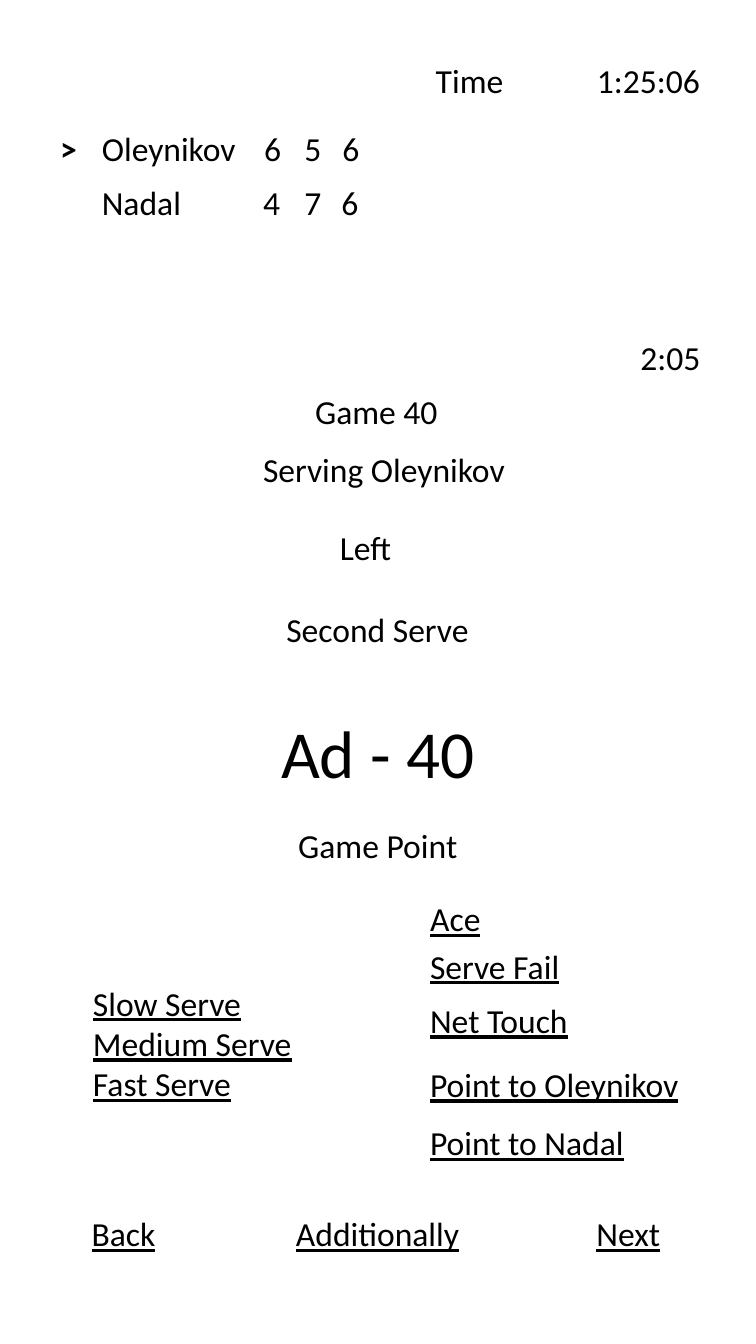
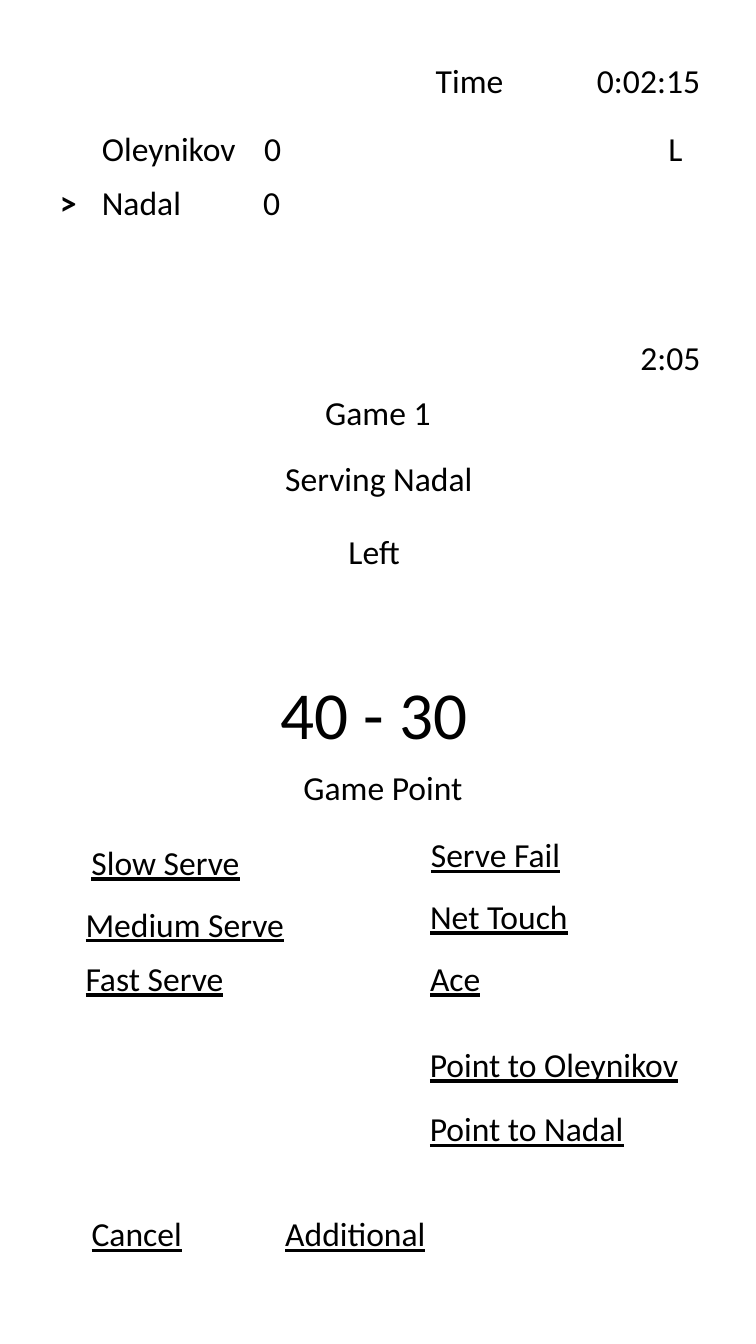
Before and after one commit to yuriyoleynikov/YoTennis, a slide deck: slide 31 of docs/UI.pptx (slide 9 before the commit). Drawn at 756x1344 pixels with LibreOffice and Linux fonts; fonts in the diff are those of the drawing. Boxes give left, top, right and bottom in pixels: in the first picture for what was removed or moved away, otherwise in the second. Text is boxed around its words. In the diff, an @@ line names an element or a change of style, - is before the commit and + after.

```diff
--- a/docs/UI.pptx
+++ b/docs/UI.pptx
@@ text at (x1=597, y1=71, x2=700, y2=94): text changed @@
-1:25:06
+0:02:15
@@ text at (x1=264, y1=139, x2=281, y2=162): text changed @@
-6
+0
@@ text removed at (x1=304, y1=139, x2=321, y2=162) @@
-5
@@ text removed at (x1=342, y1=138, x2=359, y2=162) @@
-6
@@ text added at (x1=668, y1=139, x2=682, y2=161), 18 pt, text #000000 @@
+L
@@ text ">" moved from (x1=47, y1=121, x2=91, y2=175) to (x1=47, y1=176, x2=91, y2=230) @@
@@ text at (x1=263, y1=193, x2=280, y2=216): text changed @@
-4
+0
@@ text removed at (x1=304, y1=193, x2=321, y2=215) @@
-7
@@ text removed at (x1=341, y1=192, x2=358, y2=216) @@
-6
@@ text at (x1=325, y1=403, x2=431, y2=426): text changed @@
-Game 40
+Game 1
@@ text at (x1=285, y1=467, x2=472, y2=497): text changed @@
-Serving Oleynikov
+Serving Nadal
@@ text "Left" moved from (x1=340, y1=537, x2=391, y2=561) to (x1=348, y1=541, x2=399, y2=565) @@
@@ text removed at (x1=286, y1=618, x2=469, y2=643) @@
-Second Serve
@@ text at (x1=280, y1=695, x2=467, y2=740): text changed @@
-Ad - 40
+40 - 30
@@ text "Game Point" moved from (x1=298, y1=835, x2=458, y2=859) to (x1=303, y1=777, x2=463, y2=801) @@
@@ text "Serve Fail" moved from (x1=430, y1=955, x2=559, y2=984) to (x1=431, y1=843, x2=560, y2=873) @@
@@ text added at (x1=91, y1=851, x2=240, y2=881), 18 pt, text #000000, underline @@
+Slow Serve
@@ text "Medium Serve" moved from (x1=93, y1=992, x2=292, y2=1102) to (x1=86, y1=913, x2=284, y2=942) @@
@@ text "Net Touch" moved from (x1=430, y1=1009, x2=568, y2=1039) to (x1=430, y1=905, x2=568, y2=935) @@
@@ text "Ace" moved from (x1=430, y1=909, x2=480, y2=937) to (x1=430, y1=969, x2=480, y2=997) @@
@@ text added at (x1=86, y1=969, x2=224, y2=997), 18 pt, text #000000, underline @@
+Fast Serve
@@ text at (x1=93, y1=992, x2=241, y2=1021): paragraph removed @@
-Slow Serve
@@ text "Point to Oleynikov" moved from (x1=430, y1=1073, x2=678, y2=1103) to (x1=430, y1=1053, x2=678, y2=1083) @@
@@ text at (x1=93, y1=1074, x2=231, y2=1102): paragraph removed @@
-Fast Serve
@@ text "Point to Nadal" moved from (x1=430, y1=1131, x2=623, y2=1161) to (x1=430, y1=1117, x2=623, y2=1147) @@
@@ text removed at (x1=92, y1=1222, x2=156, y2=1252) @@
-Back
@@ text added at (x1=92, y1=1222, x2=182, y2=1252), 18 pt, text #000000, underline @@
+Cancel
@@ text added at (x1=285, y1=1222, x2=425, y2=1252), 18 pt, text #000000, underline @@
+Additional
@@ text removed at (x1=296, y1=1222, x2=459, y2=1252) @@
-Additionally
@@ text removed at (x1=596, y1=1224, x2=660, y2=1252) @@
-Next
```
Also in this commit, not shown: 9 other slides changed, 77 slides added, 4 slides removed.
